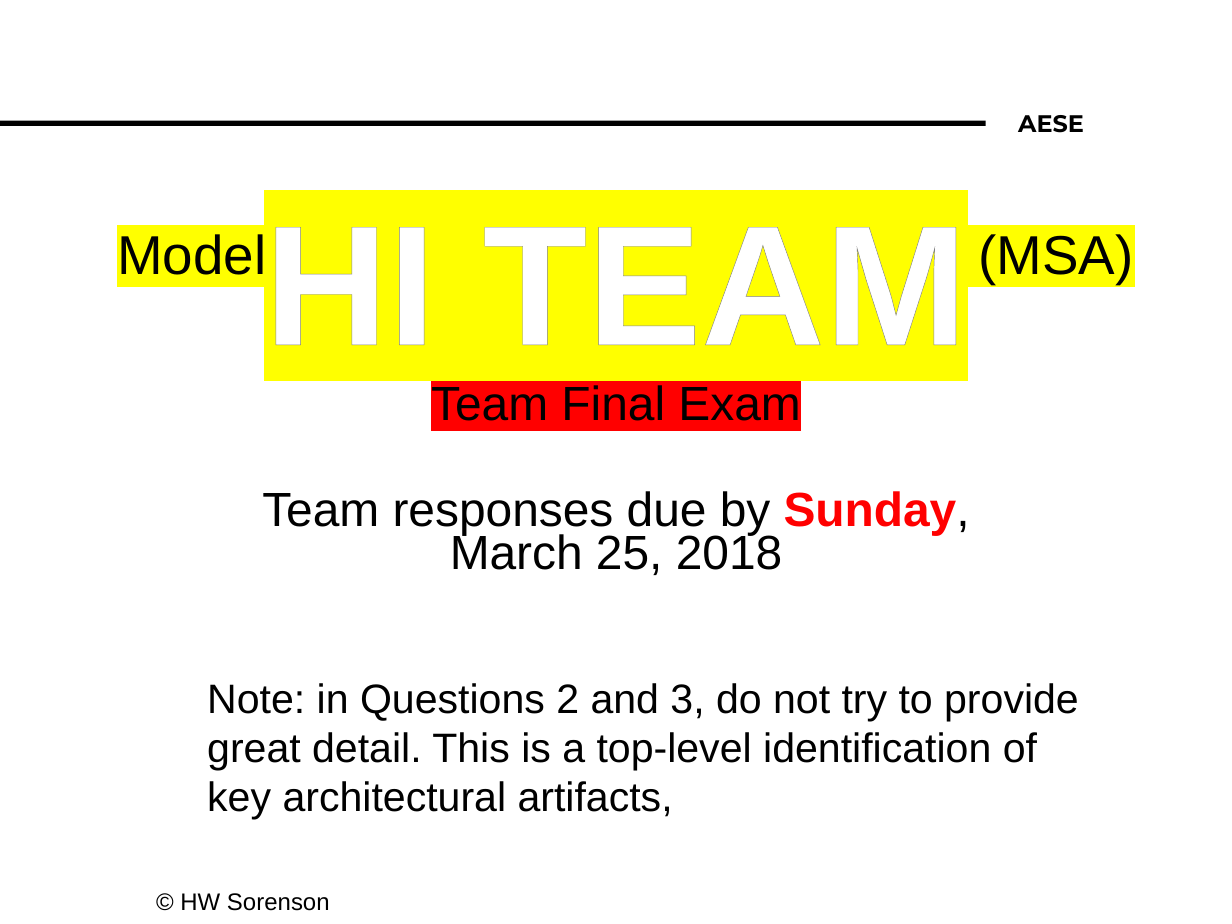
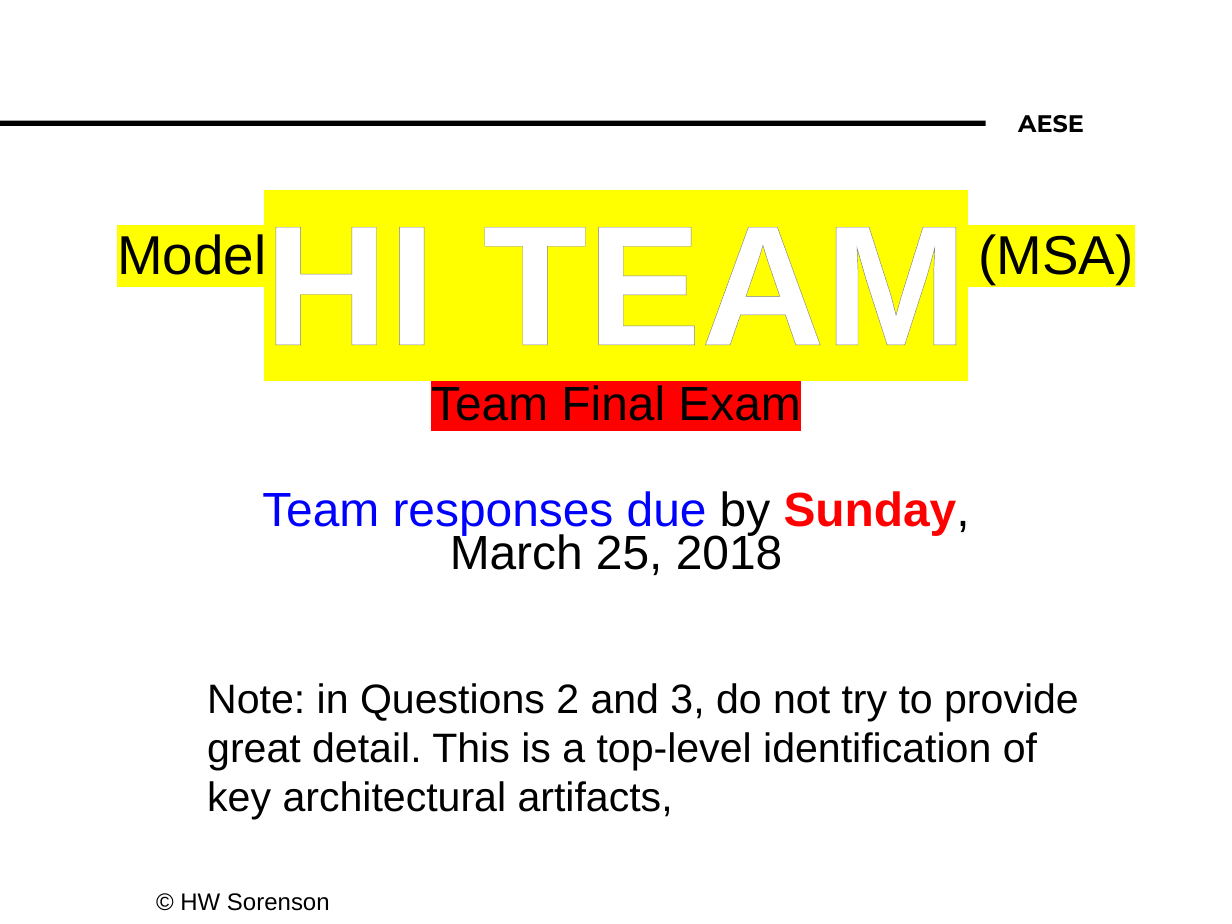
Before and after one commit to makarbasi/AESE, a slide deck: slide 1 of MSA Team Final Exam_AY2017.pptx. Drawn at 1232x924 pixels with LibreOffice and Linux fonts; fonts in the diff are those of the drawing; background and template pictures are left out. Boxes give left, top, right and bottom in pixels: in the first picture for what was removed or moved away, otherwise in the second. Text is boxed around its words. In the diff, an @@ line names an element or a change of style, - is before the commit and + after.

Commit message:
blue highlight

```diff
--- a/MSA Team Final Exam_AY2017.pptx
+++ b/MSA Team Final Exam_AY2017.pptx
@@ subtitle at [262,491,970,575]: text colour #000000 to #0000FF in "Team responses due" @@
```
